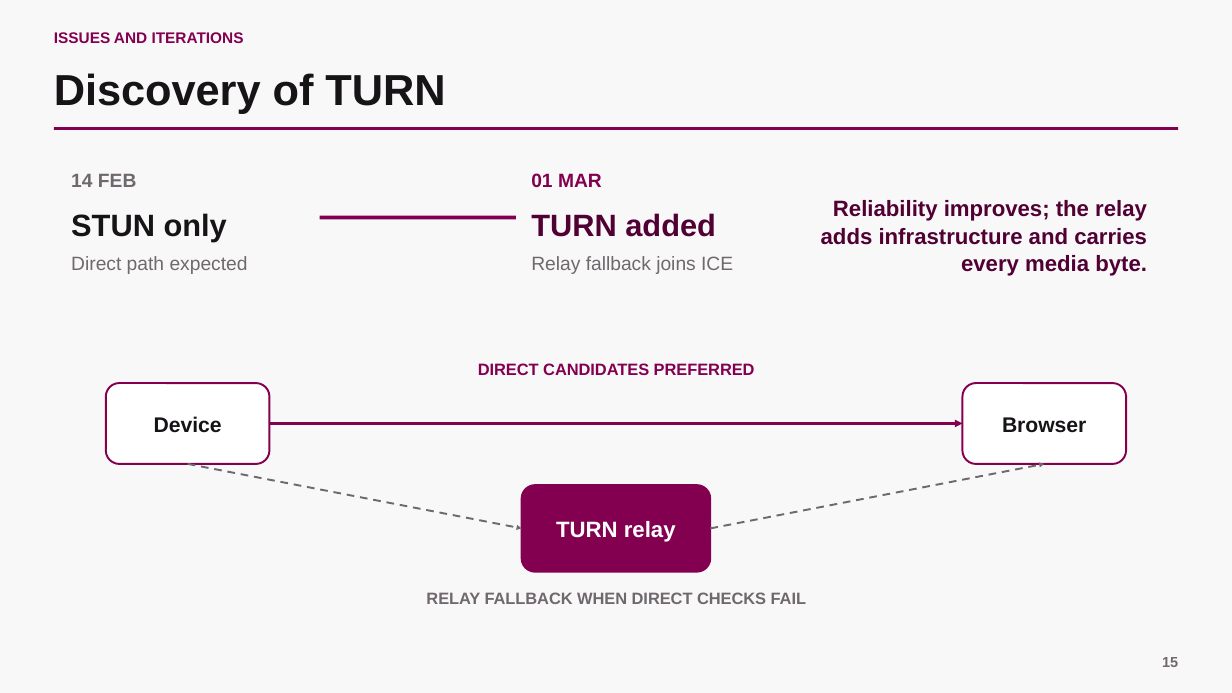
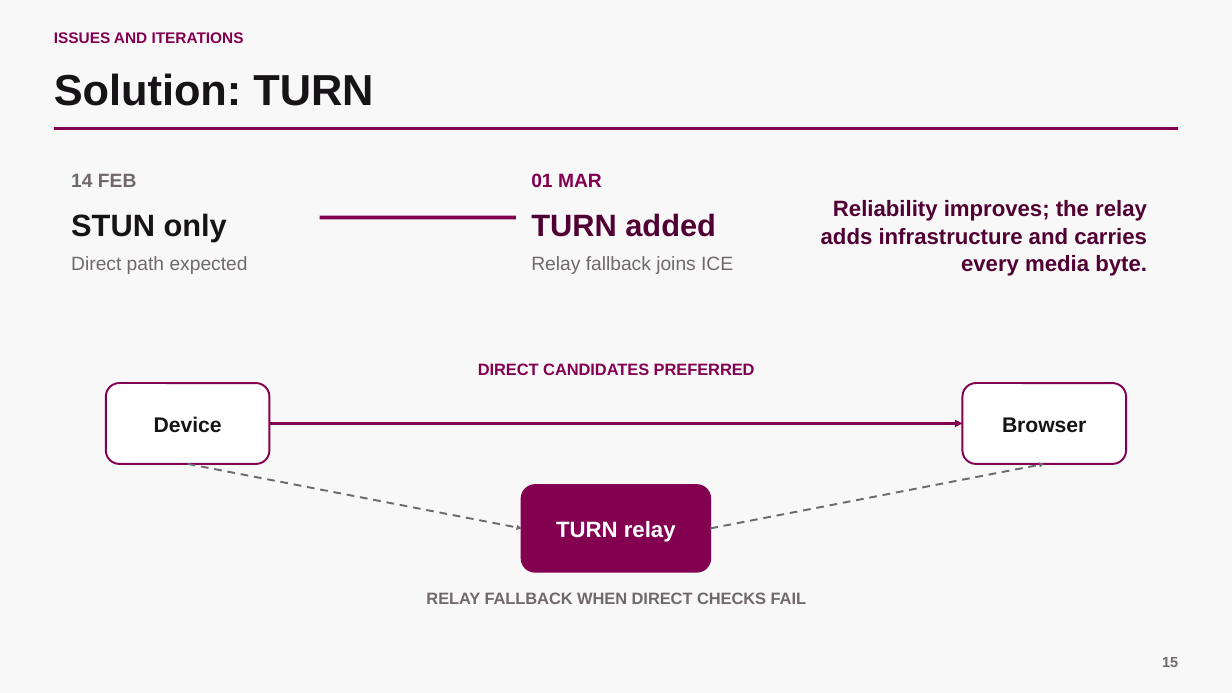
Before and after one commit to scarlet-radio-control/scarlet-radio-control, a slide deck: slide 14 of PRESENTATION.pptx. Drawn at 1232x693 pixels with LibreOffice and Linux fonts; fonts in the diff are those of the drawing. Boxes give left, top, right and bottom in pixels: in the first picture for what was removed or moved away, otherwise in the second. Text is boxed around its words. In the diff, an @@ line names an element or a change of style, - is before the commit and + after.

```diff
--- a/PRESENTATION.pptx
+++ b/PRESENTATION.pptx
@@ text at bbox=[54, 73, 373, 106]: text changed @@
-Discovery of TURN
+Solution: TURN
```
Also in this commit, not shown: 3 other slides changed.
